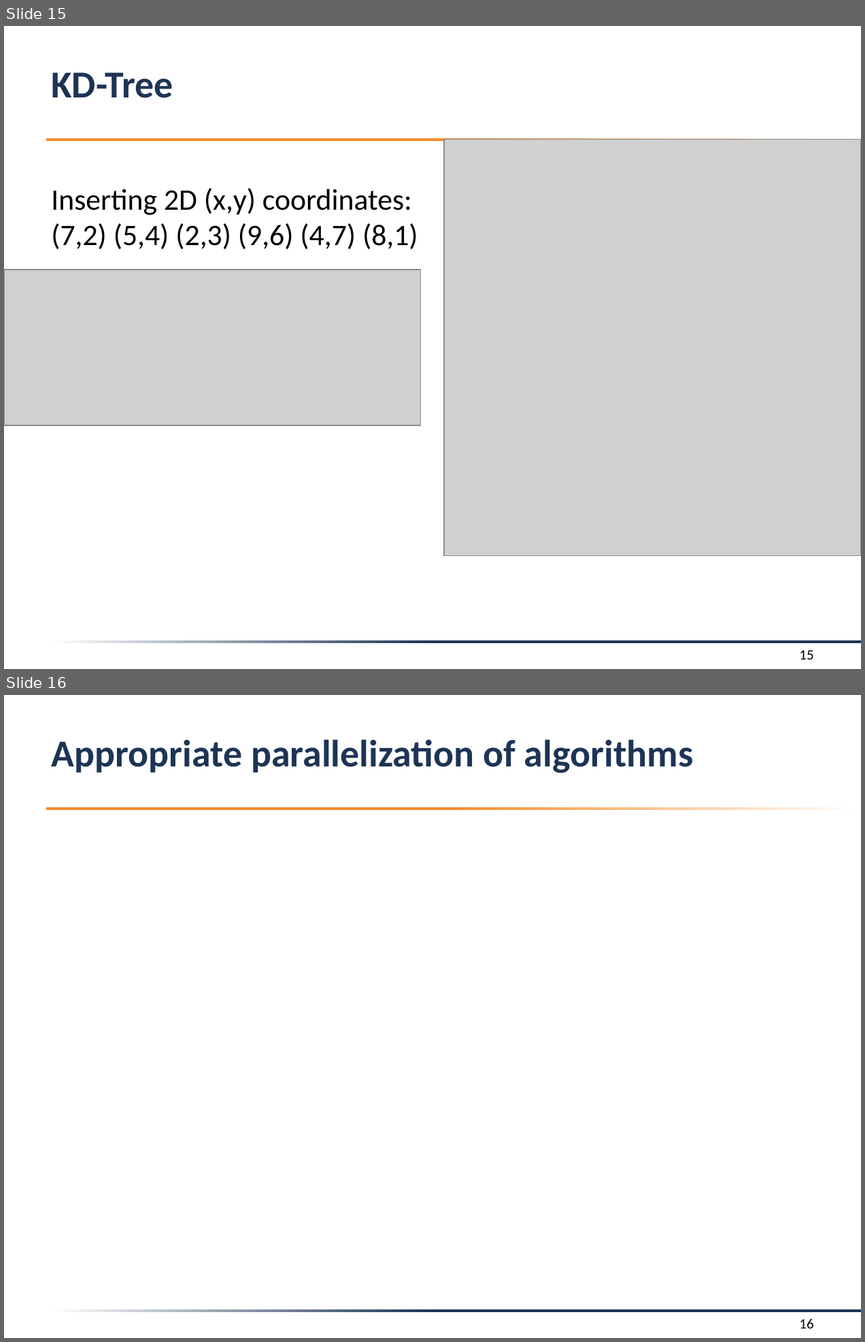
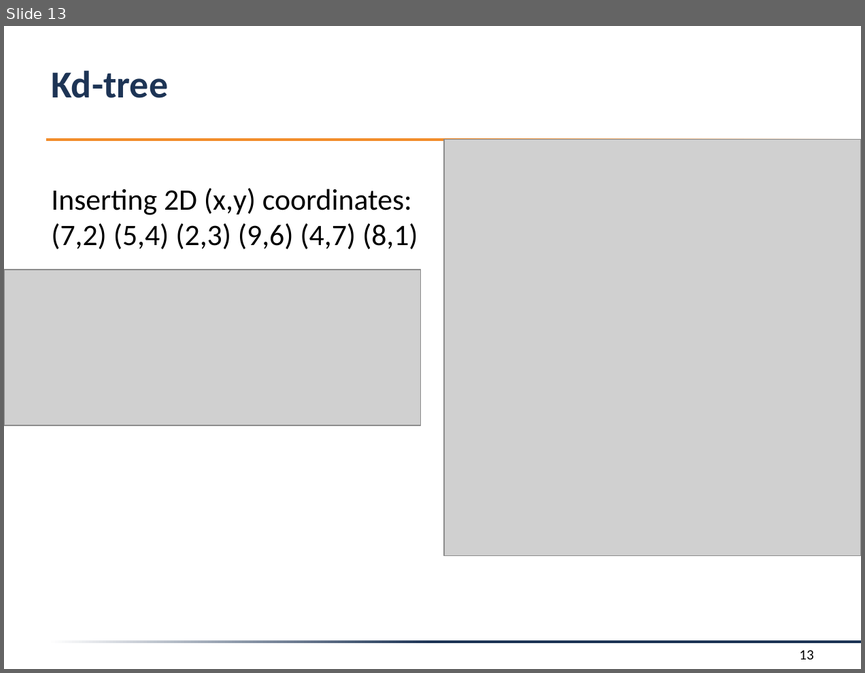
Before and after one commit to f-tischler/FortgeschritteneComputergrafik, a slide deck: Präsentation/presentation.pptx. Shown one above the other, each under a label of ours: slides 15 and 16 before the commit, slide 13 after it. The pictures are 865x1342 and 865x673 pixels, drawn with LibreOffice and Linux fonts; fonts in the diff are those of the drawing; grey boxes stand for pictures; background and template pictures are left out. Boxes give left, top, right and bottom in pixels: in the first picture for what was removed or moved away, otherwise in the second. Text is boxed around its words. In the diff, an @@ line names an element or a change of style, - is before the commit and + after.

```diff
--- a/Präsentation/presentation.pptx
+++ b/Präsentation/presentation.pptx
@@ slide 16 removed at box(4, 695, 861, 1338), background #FFFFFF; not listed: 2 template elements that a slide beside it also shows @@
@@ title removed at box(51, 739, 693, 773) @@
-Appropriate parallelization of algorithms
@@ page number removed at box(799, 1318, 813, 1328) @@
-16
@@ what was slide 15 is now slide 13 @@
@@ slide 13 changed as well @@
@@ title at box(51, 70, 168, 98): text changed @@
-KD-Tree
+Kd-tree
@@ page number at box(799, 650, 813, 659): text changed @@
-15
+13
```
Also in this commit, not shown: 12 other slides changed, 2 slides added, 4 other slides removed, 4 other files.
